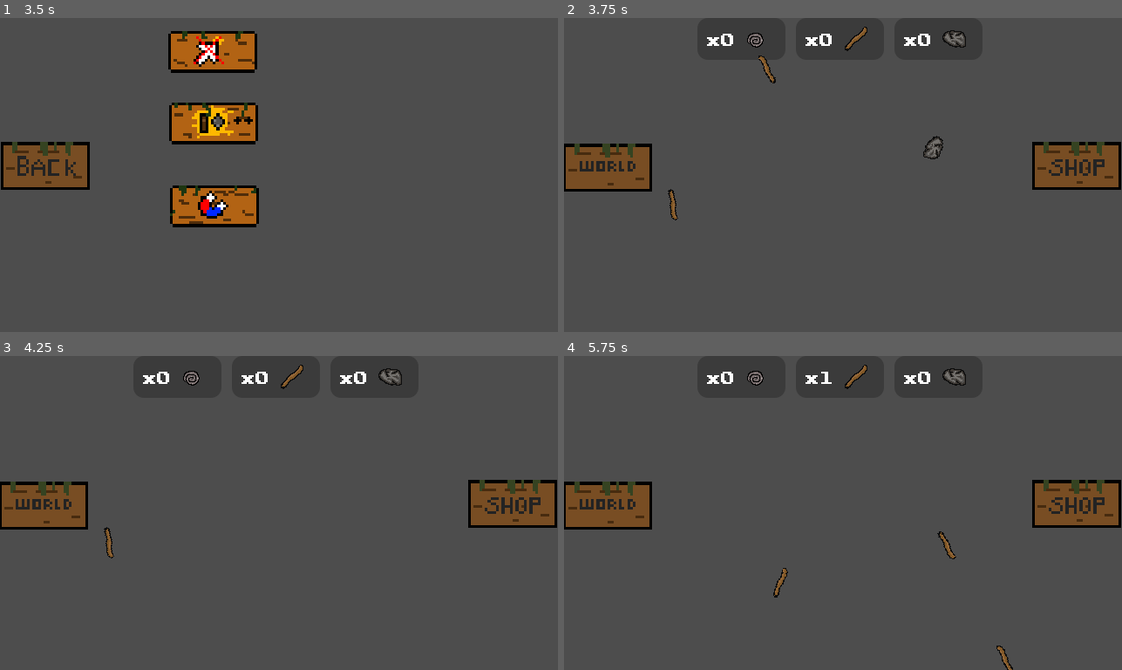
Above: before the commit, frames 1-4 (two rows, left to right).
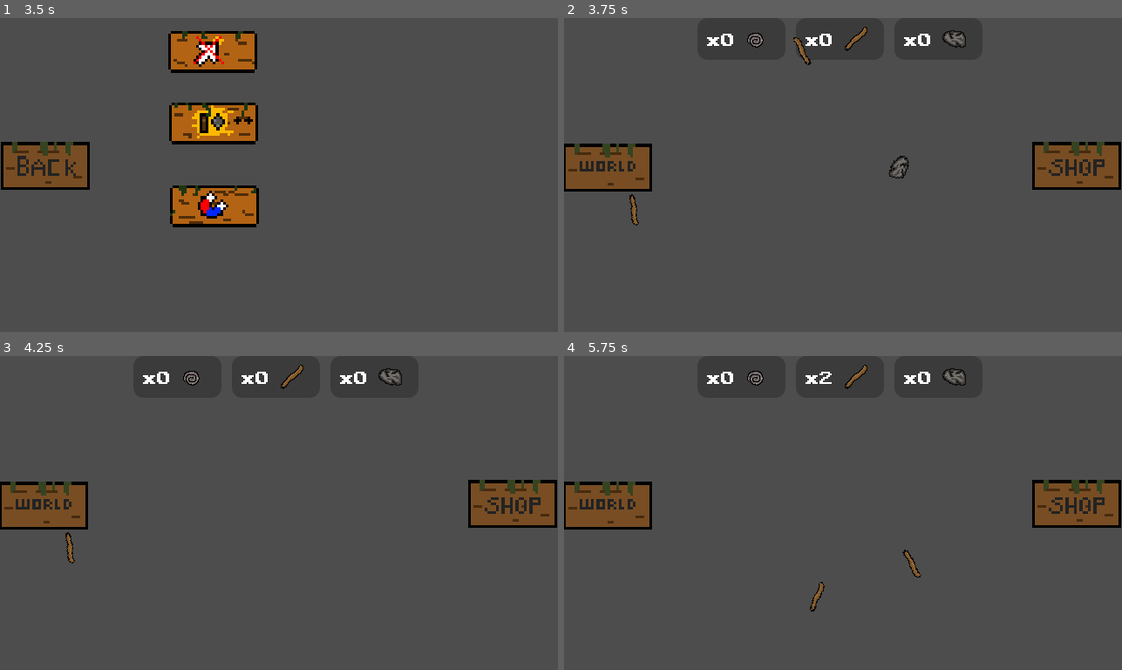
Above: after the commit, the same moments.

Repository: age-of-asparagus/click
Game: Godot game, scene res://sticks_and_stones.tscn
Same seed, same stepped clock (60 frames per second), same inputs: the game is played once before the commit and once after it. The engine's default icon, where the game draws it, is replaced by a stand-in: a white triangle on a blue panel in a dark square.
Inputs (mouse positions are in pixels of both pictures, inside the frame that each line leads up to; where the layout moved, square brackets give the same spot in the first picture):
- Up to frame 1 (3.5 s): click (513, 165) at 0.5 s; click (212, 52) at 1.25 s; click (212, 121) at 2 s; click (217, 206) at 2.75 s
- Up to frame 2 (3.75 s): click (608, 165) at 3.5 s
- Up to frame 3 (4.25 s): no input
- Up to frame 4 (5.75 s): click (636, 547) [675, 544] at 4.25 s; click (1038, 641) at 5.02 s

Frame 1 is identical in both runs. In frame 2, 0.6% of the frame differs, in the area x 11-68%, y 6-67%; in frame 3, 0.2%; in frame 4, 0.5%.

Commit message:
stick and stones update
texture rect instead of sprite. git rid of not needed code/ make it cleaner, Marker 2D in middle of sprite panel

Diff:
--- a/Fossil.gd
+++ b/Fossil.gd
@@ -1,4 +1,4 @@
-extends Sprite2D
+extends TextureButton
 
 @onready var mouse = get_parent().get_node("Mouse_area")
 var clicked = false
@@ -9,10 +9,9 @@
 func _physics_process(delta):
 	if $Area2D.overlaps_area(mouse) == true:
 		if Global.Stick_Stones_hover_mode == true:
-			Fossil_label_position = get_parent().get_node("Fossil_panel/TextureRect").global_position
+			Fossil_label_position = get_parent().get_node("Fossil_panel/Marker2D").global_position
 			clicked = true
-			$Fossil_button.disabled = true
-			$Fossil_button.visible = false
+			disabled = true
 			$AnimationPlayer.play("size")
 
 
@@ -20,7 +19,7 @@
 		if speed <= 12:
 			speed *= 1.05
 		global_position += Vector2(Fossil_label_position - global_position).normalized() * speed
-		if get_parent().get_node("Fossil_panel/TextureRect").global_position.distance_to(global_position) <= 70:
+		if Fossil_label_position.distance_to(global_position) <= 50:
 			Global.Fossils += 1
 			queue_free()
 
@@ -29,11 +28,9 @@
 		queue_free()
 
 
-
-func _on_fossil_button_button_down():
+func _on_button_down():
 	if Global.Stick_Stones_hover_mode == false:
-		Fossil_label_position = get_parent().get_node("Fossil_panel/TextureRect").global_position
+		Fossil_label_position = get_parent().get_node("Fossil_panel/Marker2D").global_position
 		clicked = true
-		$Fossil_button.disabled = true
-		$Fossil_button.visible = false
+		disabled = true
 		$AnimationPlayer.play("size")
--- /dev/null
+++ b/blank_button.tscn
@@ -0,0 +1,7 @@
+[gd_scene format=3 uid="uid://ftcfdpkpncf6"]
+
+[node name="Blank" type="TextureRect"]
+offset_right = 40.0
+offset_bottom = 40.0
+
+[node name="Disappear_timer" type="Timer" parent="."]
--- /dev/null
+++ b/fossil_button.gd
@@ -0,0 +1,11 @@
+extends TextureButton
+
+
+# Called when the node enters the scene tree for the first time.
+func _ready():
+	pass # Replace with function body.
+
+
+# Called every frame. 'delta' is the elapsed time since the previous frame.
+func _process(delta):
+	pass
--- a/fossil_button.tscn
+++ b/fossil_button.tscn
@@ -5,8 +5,20 @@
 
 [sub_resource type="Animation" id="Animation_r43ft"]
 length = 0.001
+tracks/0/type = "value"
+tracks/0/imported = false
+tracks/0/enabled = true
+tracks/0/path = NodePath(".:scale")
+tracks/0/interp = 1
+tracks/0/loop_wrap = true
+tracks/0/keys = {
+"times": PackedFloat32Array(0),
+"transitions": PackedFloat32Array(1),
+"update": 0,
+"values": [Vector2(1, 1)]
+}
 
-[sub_resource type="Animation" id="Animation_f7nxi"]
+[sub_resource type="Animation" id="Animation_d26un"]
 resource_name = "size"
 length = 0.7
 tracks/0/type = "value"
@@ -25,22 +37,19 @@
 [sub_resource type="AnimationLibrary" id="AnimationLibrary_jch4h"]
 _data = {
 "RESET": SubResource("Animation_r43ft"),
-"size": SubResource("Animation_f7nxi")
+"size": SubResource("Animation_d26un")
 }
 
 [sub_resource type="CircleShape2D" id="CircleShape2D_1c6ey"]
 
-[node name="fossil" type="Sprite2D"]
+[node name="Fossil_button" type="TextureButton"]
 texture_filter = 1
-position = Vector2(11, 10)
-texture = ExtResource("1_u0cym")
+offset_left = -15.0
+offset_top = -14.0
+offset_right = 17.0
+offset_bottom = 18.0
+texture_normal = ExtResource("1_u0cym")
 script = ExtResource("2_j4xx3")
-
-[node name="Fossil_button" type="TextureButton" parent="."]
-offset_left = -11.0
-offset_top = -10.0
-offset_right = 8.0
-offset_bottom = 7.0
 
 [node name="Disappear_timer" type="Timer" parent="."]
 wait_time = 2.0
@@ -52,10 +61,11 @@
 }
 
 [node name="Area2D" type="Area2D" parent="."]
+position = Vector2(15, 14)
+metadata/_edit_group_ = true
 
 [node name="CollisionShape2D" type="CollisionShape2D" parent="Area2D"]
-position = Vector2(-1, -2)
 shape = SubResource("CircleShape2D_1c6ey")
 
-[connection signal="button_down" from="Fossil_button" to="." method="_on_fossil_button_button_down"]
+[connection signal="button_down" from="." to="." method="_on_button_down"]
 [connection signal="timeout" from="Disappear_timer" to="." method="_on_disappear_timer_timeout"]
--- a/stick_button.gd
+++ b/stick_button.gd
@@ -1,4 +1,4 @@
-extends Sprite2D
+extends TextureButton
 
 @onready var mouse = get_parent().get_node("Mouse_area")
 var clicked = false
@@ -8,17 +8,16 @@
 func _physics_process(delta):
 	if $Area2D.overlaps_area(mouse) == true:
 		if Global.Stick_Stones_hover_mode == true:
-			stick_label_position = get_parent().get_node("Stick_panel/TextureRect").global_position
+			stick_label_position = get_parent().get_node("Stick_panel/Marker2D").global_position
 			clicked = true
-			$Stick_button.visible = false
-			$Stick_button.disabled = true
+			disabled = true
 			$AnimationPlayer.play("size")
 
 	if clicked == true:
 		if speed <= 12:
 			speed *= 1.05
 		global_position += Vector2(stick_label_position - global_position).normalized() * speed
-		if get_parent().get_node("Stick_panel/TextureRect").global_position.distance_to(global_position) <= 70:
+		if stick_label_position.distance_to(global_position) <= 50:
 			Global.sticks += 1
 			queue_free()
 
@@ -27,10 +26,9 @@
 		queue_free()
 
 
-func _on_stick_button_button_down():
+func _on_button_down():
 	if Global.Stick_Stones_hover_mode == false:
-		stick_label_position = get_parent().get_node("Stick_panel/TextureRect").global_position
+		stick_label_position = get_parent().get_node("Stick_panel/Marker2D").global_position
 		clicked = true
-		$Stick_button.visible = false
-		$Stick_button.disabled = true
+		disabled = true
 		$AnimationPlayer.play("size")
--- a/stick_button.tscn
+++ b/stick_button.tscn
@@ -8,7 +8,7 @@
 tracks/0/type = "value"
 tracks/0/imported = false
 tracks/0/enabled = true
-tracks/0/path = NodePath("..:scale")
+tracks/0/path = NodePath(".:scale")
 tracks/0/interp = 1
 tracks/0/loop_wrap = true
 tracks/0/keys = {
@@ -18,13 +18,13 @@
 "values": [Vector2(1, 1)]
 }
 
-[sub_resource type="Animation" id="Animation_wmlac"]
+[sub_resource type="Animation" id="Animation_gkik0"]
 resource_name = "size"
 length = 0.7
 tracks/0/type = "value"
 tracks/0/imported = false
 tracks/0/enabled = true
-tracks/0/path = NodePath("..:scale")
+tracks/0/path = NodePath(".:scale")
 tracks/0/interp = 1
 tracks/0/loop_wrap = true
 tracks/0/keys = {
@@ -37,39 +37,29 @@
 [sub_resource type="AnimationLibrary" id="AnimationLibrary_nyvr1"]
 _data = {
 "RESET": SubResource("Animation_w7mho"),
-"size": SubResource("Animation_wmlac")
+"size": SubResource("Animation_gkik0")
 }
 
 [sub_resource type="RectangleShape2D" id="RectangleShape2D_mn0jt"]
 size = Vector2(35, 7)
 
-[node name="Stick" type="Sprite2D"]
+[node name="Stick_button" type="TextureButton"]
 texture_filter = 1
-position = Vector2(3, 4)
-texture = ExtResource("2_k8vuv")
+anchors_preset = -1
+offset_left = -32.0
+offset_top = -32.0
+offset_right = 32.0
+offset_bottom = 32.0
+grow_horizontal = 2
+grow_vertical = 2
+texture_normal = ExtResource("2_k8vuv")
 script = ExtResource("1_3wxgu")
-metadata/_edit_group_ = true
+metadata/_edit_use_anchors_ = true
 
 [node name="AnimationPlayer" type="AnimationPlayer" parent="."]
-root_node = NodePath("../Stick_button")
 libraries = {
 "": SubResource("AnimationLibrary_nyvr1")
 }
-
-[node name="Stick_button" type="TextureButton" parent="."]
-anchors_preset = -1
-anchor_left = 0.662
-anchor_top = 0.22575
-anchor_right = 0.662
-anchor_bottom = 0.22575
-offset_left = -58.368
-offset_top = -7.448
-offset_right = -22.368
-offset_bottom = 2.552
-grow_horizontal = 2
-grow_vertical = 2
-rotation = -0.749397
-metadata/_edit_use_anchors_ = true
 
 [node name="Disappear timer" type="Timer" parent="."]
 wait_time = 1.5
@@ -77,10 +67,13 @@
 autostart = true
 
 [node name="Area2D" type="Area2D" parent="."]
+position = Vector2(32, 32)
+metadata/_edit_group_ = true
 
 [node name="CollisionShape2D" type="CollisionShape2D" parent="Area2D"]
+position = Vector2(-1.90735e-06, 3.05176e-05)
 rotation = -0.757164
 shape = SubResource("RectangleShape2D_mn0jt")
 
-[connection signal="button_down" from="Stick_button" to="." method="_on_stick_button_button_down"]
+[connection signal="button_down" from="." to="." method="_on_button_down"]
 [connection signal="timeout" from="Disappear timer" to="." method="_on_disappear_timer_timeout"]
--- a/sticks_and_stones.tscn
+++ b/sticks_and_stones.tscn
@@ -78,13 +78,15 @@
 horizontal_alignment = 1
 vertical_alignment = 1
 
+[node name="Marker2D" type="Marker2D" parent="Stone_panel"]
+position = Vector2(70, 24)
+
 [node name="Fossil_panel" type="Panel" parent="."]
 self_modulate = Color(0, 0, 0, 0.231373)
 offset_left = 153.0
 offset_right = 254.0
 offset_bottom = 48.0
 theme_override_styles/panel = SubResource("StyleBoxFlat_wueub")
-metadata/_edit_group_ = true
 
 [node name="TextureRect" type="TextureRect" parent="Fossil_panel"]
 texture_filter = 1
@@ -117,6 +119,9 @@
 text = "x0"
 horizontal_alignment = 1
 vertical_alignment = 1
+
+[node name="Marker2D" type="Marker2D" parent="Fossil_panel"]
+position = Vector2(67, 26)
 
 [node name="Stick_panel" type="Panel" parent="."]
 self_modulate = Color(0, 0, 0, 0.231373)
@@ -156,6 +161,9 @@
 horizontal_alignment = 1
 vertical_alignment = 1
 
+[node name="Marker2D" type="Marker2D" parent="Stick_panel"]
+position = Vector2(70, 24)
+
 [node name="Camera2D" type="Camera2D" parent="."]
 position = Vector2(320, 180)
 
@@ -326,6 +334,8 @@
 
 [node name="CollisionShape2D" type="CollisionShape2D" parent="Mouse_area"]
 shape = SubResource("CircleShape2D_3f6n1")
+
+[node name="AnimationPlayer" type="AnimationPlayer" parent="."]
 
 [connection signal="timeout" from="Fossil_spawn_timer" to="." method="_on_fossil_spawn_timer_timeout"]
 [connection signal="timeout" from="Stick_spawn_timer" to="." method="_on_stick_spawn_timer_timeout"]
--- a/stone_button.gd
+++ b/stone_button.gd
@@ -1,4 +1,4 @@
-extends Sprite2D
+extends TextureButton
 
 @onready var mouse = get_parent().get_node("Mouse_area")
 var clicked = false
@@ -9,10 +9,9 @@
 func _physics_process(delta):
 	if $Area2D.overlaps_area(mouse) == true:
 		if Global.Stick_Stones_hover_mode == true:
-			stone_label_position = get_parent().get_node("Stone_panel/TextureRect").global_position
+			stone_label_position = get_parent().get_node("Stone_panel/Marker2D").global_position
 			clicked = true
-			$Stone_button.disabled = true
-			$Stone_button.visible = false
+			disabled = true
 			$AnimationPlayer.play("size")
 
 
@@ -20,7 +19,7 @@
 		if speed <= 12:
 			speed *= 1.05
 		global_position += Vector2(stone_label_position - global_position).normalized() * speed
-		if get_parent().get_node("Stone_panel/TextureRect").global_position.distance_to(global_position) <= 70:
+		if stone_label_position.distance_to(global_position) <= 50:
 			Global.stones += 1
 			queue_free()
 
@@ -29,15 +28,9 @@
 		queue_free()
 
 
-
-
-
-
-
-func _on_stone_button_button_down():
+func _on_button_down():
 	if Global.Stick_Stones_hover_mode == false:
-		stone_label_position = get_parent().get_node("Stone_panel/TextureRect").global_position
+		stone_label_position = get_parent().get_node("Stone_panel/Marker2D").global_position
 		clicked = true
-		$Stone_button.disabled = true
-		$Stone_button.visible = false
+		disabled = true
 		$AnimationPlayer.play("size")
--- a/stone_button.tscn
+++ b/stone_button.tscn
@@ -8,7 +8,7 @@
 tracks/0/type = "value"
 tracks/0/imported = false
 tracks/0/enabled = true
-tracks/0/path = NodePath("..:scale")
+tracks/0/path = NodePath(".:scale")
 tracks/0/interp = 1
 tracks/0/loop_wrap = true
 tracks/0/keys = {
@@ -18,13 +18,13 @@
 "values": [Vector2(1, 1)]
 }
 
-[sub_resource type="Animation" id="Animation_f02gc"]
+[sub_resource type="Animation" id="Animation_oscxp"]
 resource_name = "size"
 length = 0.7
 tracks/0/type = "value"
 tracks/0/imported = false
 tracks/0/enabled = true
-tracks/0/path = NodePath("..:scale")
+tracks/0/path = NodePath(".:scale")
 tracks/0/interp = 1
 tracks/0/loop_wrap = true
 tracks/0/keys = {
@@ -37,46 +37,43 @@
 [sub_resource type="AnimationLibrary" id="AnimationLibrary_5ax1x"]
 _data = {
 "RESET": SubResource("Animation_r14pj"),
-"size": SubResource("Animation_f02gc")
+"size": SubResource("Animation_oscxp")
 }
 
 [sub_resource type="CircleShape2D" id="CircleShape2D_0bak0"]
 radius = 13.0
 
-[node name="Stone" type="Sprite2D"]
+[node name="Stone_button" type="TextureButton"]
+show_behind_parent = true
 texture_filter = 1
-position = Vector2(14, 10)
-texture = ExtResource("2_iqjpu")
-script = ExtResource("1_avf5j")
-metadata/_edit_group_ = true
-
-[node name="Stone_button" type="TextureButton" parent="."]
-show_behind_parent = true
 anchors_preset = -1
 anchor_left = 0.281
 anchor_top = 0.344
 anchor_right = 0.281
 anchor_bottom = 0.344
-offset_left = -31.984
-offset_top = -32.016
-offset_right = -4.984
-offset_bottom = -12.016
+offset_left = -211.84
+offset_top = -155.84
+offset_right = -147.84
+offset_bottom = -91.84
 size_flags_stretch_ratio = 0.0
+texture_normal = ExtResource("2_iqjpu")
+script = ExtResource("1_avf5j")
 
 [node name="Disappear timer" type="Timer" parent="."]
 wait_time = 1.25
 autostart = true
 
 [node name="AnimationPlayer" type="AnimationPlayer" parent="."]
-root_node = NodePath("../Stone_button")
 libraries = {
 "": SubResource("AnimationLibrary_5ax1x")
 }
 
 [node name="Area2D" type="Area2D" parent="."]
+position = Vector2(32, 32)
+metadata/_edit_group_ = true
 
 [node name="CollisionShape2D" type="CollisionShape2D" parent="Area2D"]
 shape = SubResource("CircleShape2D_0bak0")
 
-[connection signal="button_down" from="Stone_button" to="." method="_on_stone_button_button_down"]
+[connection signal="button_down" from="." to="." method="_on_button_down"]
 [connection signal="timeout" from="Disappear timer" to="." method="_on_disappear_timer_timeout"]
